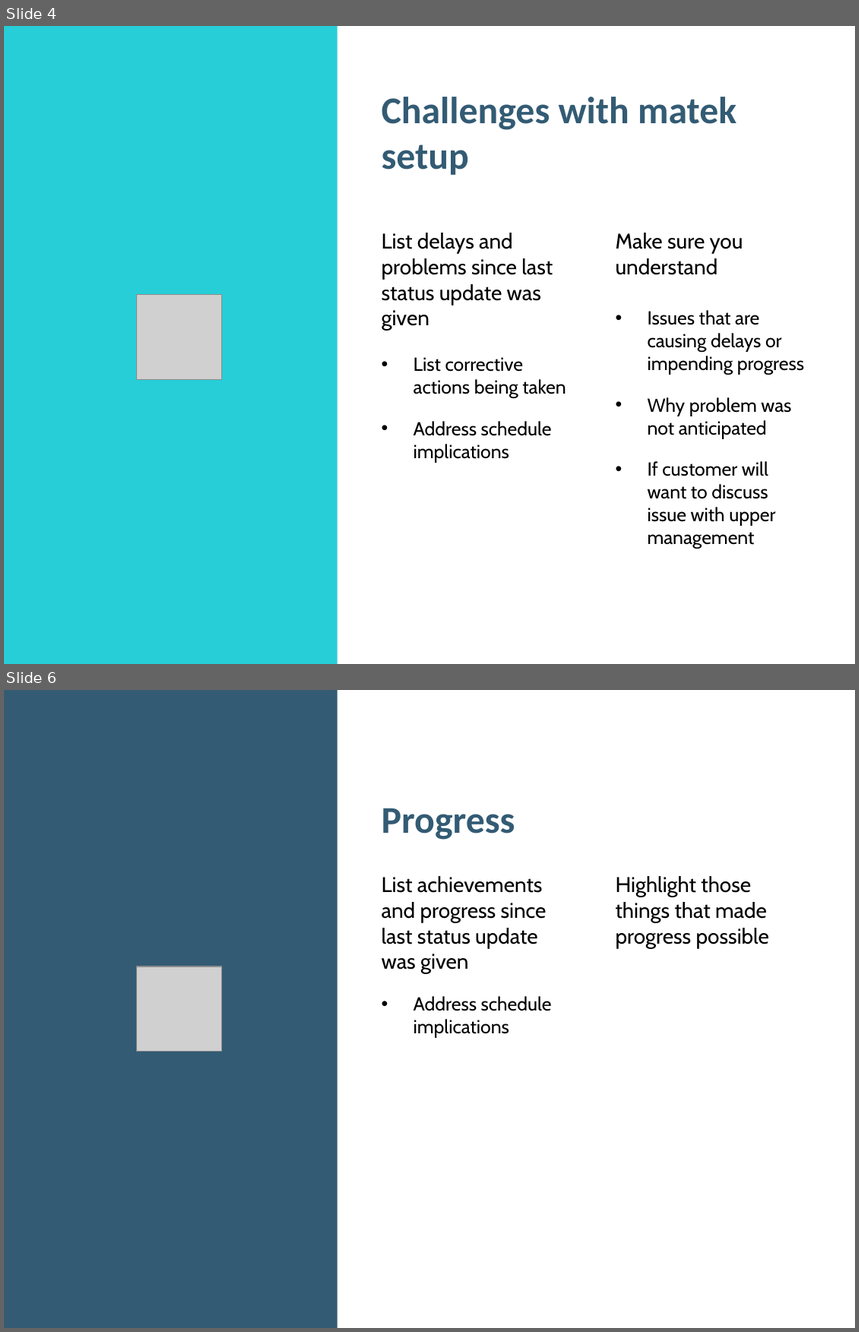
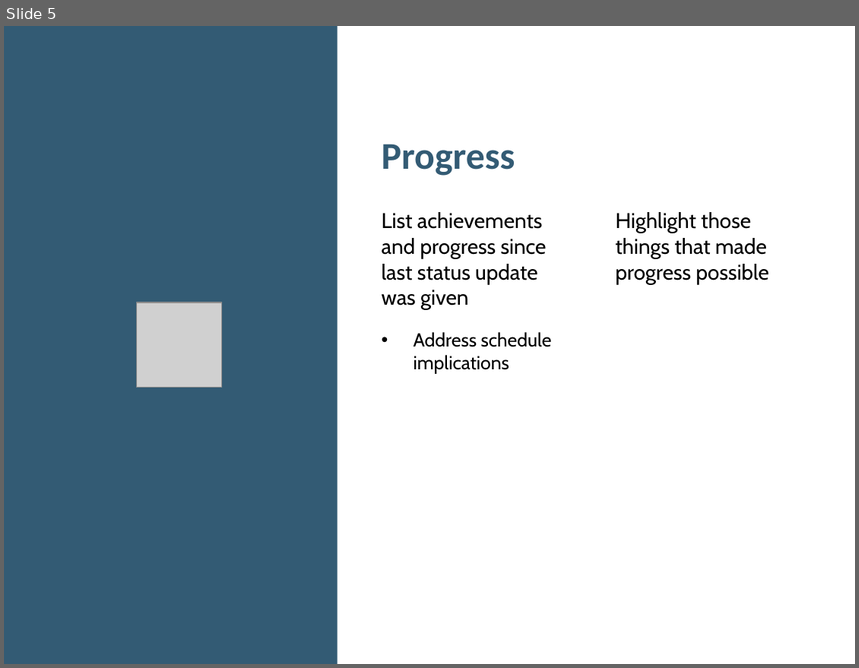
Before and after one commit to 1659012/RnD16Bit, a slide deck: Presentation/Project Status.pptx. Shown one above the other, each under a label of ours: slides 4 and 6 before the commit, slide 5 after it; the slides between them are not shown. The pictures are 859x1332 and 859x668 pixels, drawn with LibreOffice and Linux fonts; fonts in the diff are those of the drawing; grey boxes stand for pictures. Boxes give left, top, right and bottom in pixels: in the first picture for what was removed or moved away, otherwise in the second. Text is boxed around its words. In the diff, an @@ line names an element or a change of style, - is before the commit and + after.

```diff
--- a/Presentation/Project Status.pptx
+++ b/Presentation/Project Status.pptx
@@ slide 4 removed at [4, 26, 855, 664], background #FFFFFF @@
@@ rectangle removed at [4, 26, 338, 664] @@
@@ title removed at [382, 97, 737, 175] @@
-Challenges with matek setup
@@ text removed at [382, 233, 553, 305] @@
-List delays and problems since last status update was given
@@ text removed at [616, 233, 743, 275] @@
-Make sure you understand
@@ picture removed at [137, 295, 222, 380] @@
@@ text removed at [648, 310, 804, 548] @@
-• Issues that are causing delays or impending progress
-• Why problem was not anticipated
-• If customer will want to discuss issue with upper management
@@ text removed at [414, 357, 566, 462] @@
-• List corrective actions being taken
-• Address schedule implications
@@ what was slide 6 is now slide 5 @@
```
Also in this commit, not shown: 1 slide changed, 3 slides added, 3 other slides removed, 22 other files.
